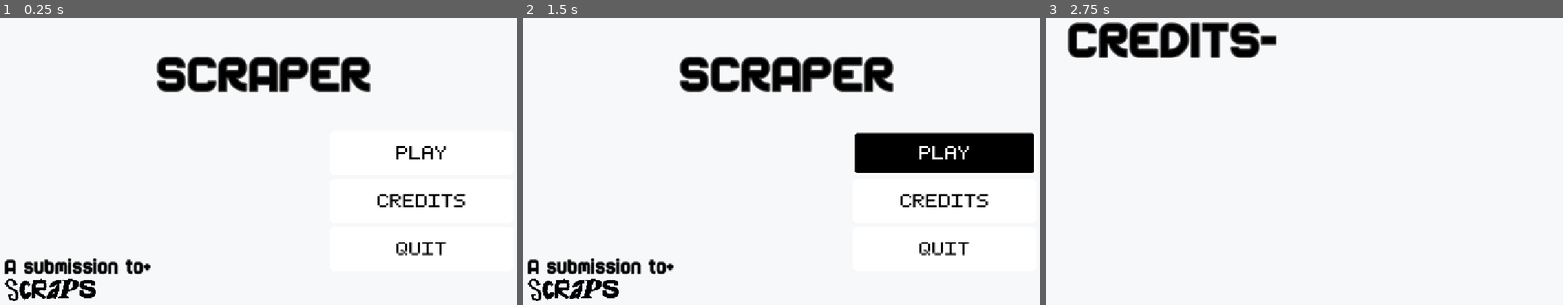
Above: before the commit, frames 1-3 (left to right).
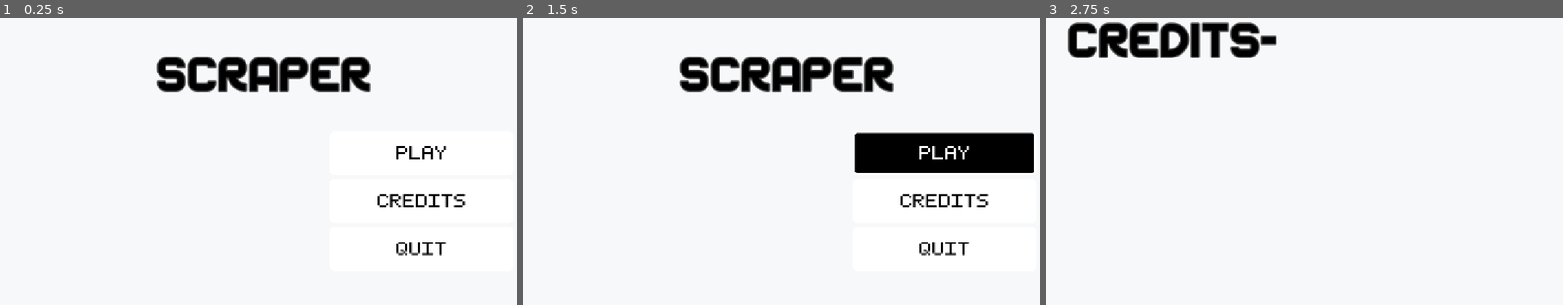
Above: after the commit, the same moments.

Repository: Mk1A-Falcon/Scraper
Game: Godot game, scene res://scenes/main_menu.tscn
Same seed, same stepped clock (60 frames per second), same inputs: the game is played once before the commit and once after it.
Inputs (mouse positions are in pixels of both pictures, inside the frame that each line leads up to):
- Up to frame 1 (0.25 s): no input
- Up to frame 2 (1.5 s): click (946, 152) at 0.5 s; click (946, 152) at 1.25 s
- Up to frame 3 (2.75 s): click (1469, 201) at 2 s

The runs differ from the first frame. In frame 1, 1.6% of the frame differs, in the area x 0-30%, y 83-99%; in frame 2, 1.6%; in frame 3, nothing differs.

Commit message:
removed logo ig

Diff:
--- a/scenes/main_menu.tscn
+++ b/scenes/main_menu.tscn
@@ -12,7 +12,6 @@
 [ext_resource type="Texture2D" uid="uid://djymp7yovtnns" path="res://assets/buttons/labeled/button_credits_normal.png" id="7_flqon"]
 [ext_resource type="Texture2D" uid="uid://d2lqts5yskr66" path="res://assets/buttons/labeled/button_quit_normal.png" id="7_jk1qb"]
 [ext_resource type="Texture2D" uid="uid://cu4kxhj4hsn7n" path="res://assets/buttons/labeled/button_quit_hover.png" id="8_5dd4i"]
-[ext_resource type="Texture2D" uid="uid://d2d1emylurri0" path="res://assets/scraps_logo.png" id="13_rcqid"]
 
 [node name="Main_Menu" type="Node2D" unique_id=1743025386]
 script = ExtResource("1_flqon")
@@ -63,27 +62,6 @@
 texture_pressed = ExtResource("6_tbmy8")
 texture_hover = ExtResource("7_jk1qb")
 
-[node name="SCRAPER2" type="RichTextLabel" parent="." unique_id=782022073]
-offset_left = 9.0
-offset_top = 545.0
-offset_right = 468.0
-offset_bottom = 655.0
-theme_override_colors/default_color = Color(0, 0, 0, 1)
-theme_override_colors/font_outline_color = Color(0.29954717, 0.29954758, 0.29954743, 1)
-theme_override_constants/outline_size = 4
-theme_override_fonts/normal_font = ExtResource("2_ekxnf")
-theme_override_font_sizes/normal_font_size = 38
-text = "A submission to+
-"
-fit_content = true
-scroll_active = false
-autowrap_mode = 0
-
-[node name="ScrapsLogo" type="Sprite2D" parent="." unique_id=135718708]
-position = Vector2(108, 614)
-scale = Vector2(0.08, 0.08)
-texture = ExtResource("13_rcqid")
-
 [connection signal="pressed" from="VBoxContainer/Play" to="." method="_on_play_pressed"]
 [connection signal="pressed" from="VBoxContainer/Credits" to="." method="_on_credits_pressed"]
 [connection signal="pressed" from="VBoxContainer/Quit" to="." method="_on_quit_pressed"]
